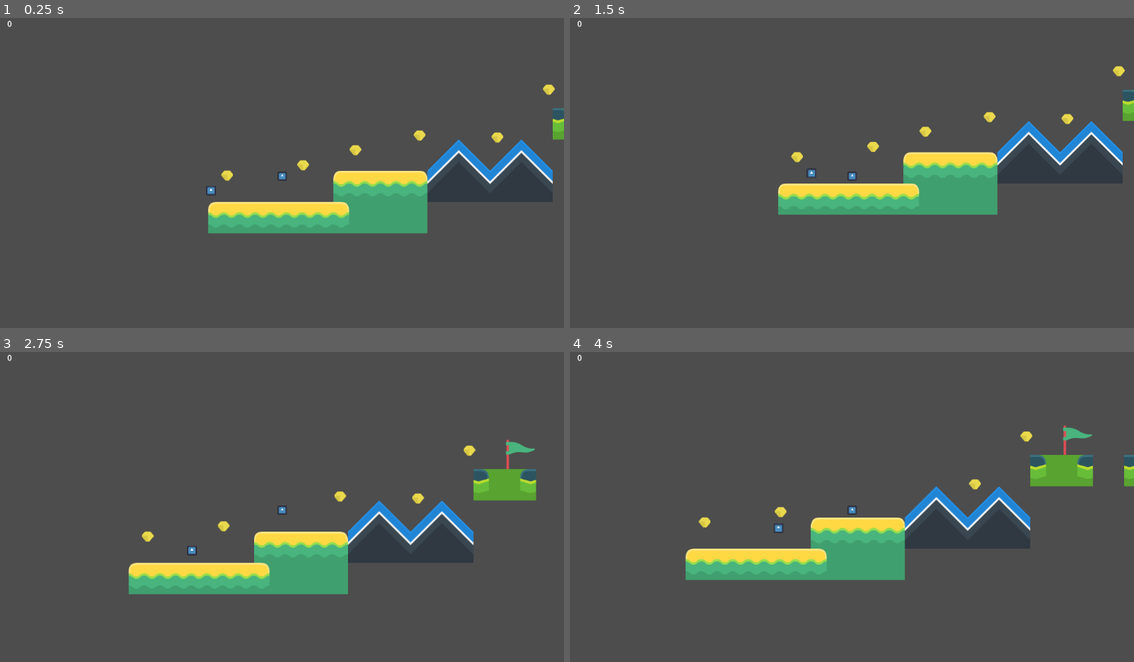
Above: before the commit, frames 1-4 (two rows, left to right).
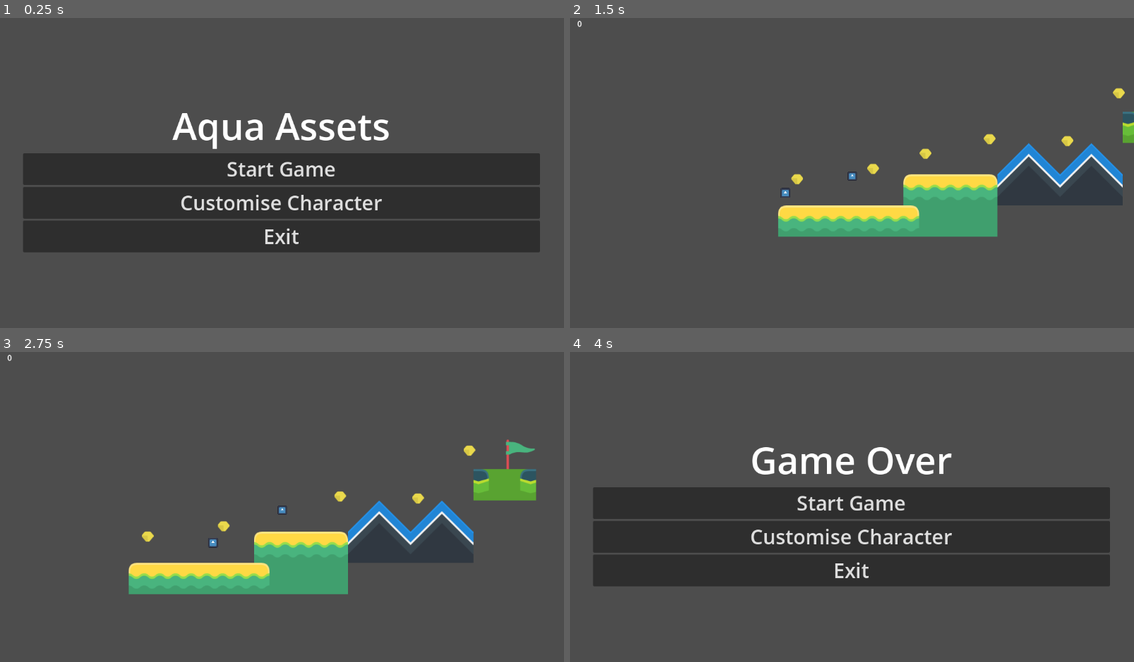
Above: after the commit, the same moments.

Repository: alwod/ADA-GameJam
Game: Godot game, scene res://start_screen.tscn
Two runs of this game, one before a commit and one after it. Both use one fixed random seed, a clock stepped at 60 frames per second and the inputs below. Before the commit the project starts from res://levels/level_1.tscn. The engine's default icon, where the game draws it, is replaced by a stand-in: a white triangle on a blue panel in a dark square.
Inputs (mouse positions are in pixels of both pictures, inside the frame that each line leads up to):
- Up to frame 1 (0.25 s): no input
- Up to frame 2 (1.5 s): click (852, 204) at 0.5 s, where only the run after the commit has a clickable "Customise Character"; click (852, 169) at 1.25 s, where only the run after the commit has a clickable "Start Game"
- Up to frame 3 (2.75 s): hold D (move_right) from 2.03 s (still down); hold S (duck) from 2.03 s (still down); tap Space (jump) at 2.27 s
- Up to frame 4 (4 s): release S (duck) at 2.78 s; tap S (duck) at 2.85 s; tap Space (jump) at 3.02 s; release D (move_right) at 3.53 s; hold A (move_left) from 3.53 s (still down); hold S (duck) from 3.53 s (still down)

The runs differ from the first frame. In frame 1, 29% of the frame differs, in the area x 1-100%, y 0-76%; in frame 2, 12%; in frame 3, less than 0.1%; in frame 4, 29%.

Commit message:
fixed changing scene multiple times in a short time

Diff:
--- a/source/enemy/enemy.gd
+++ b/source/enemy/enemy.gd
@@ -1,7 +1,7 @@
 extends CharacterBody2D
 
 @onready var player = get_tree().get_first_node_in_group("Player")
-@export var movement_speed = 50.0
+@export var movement_speed = 130.0
 
 # Called when the node enters the scene tree for the first time.
 func _ready() -> void:
--- a/source/levels/level_1.tscn
+++ b/source/levels/level_1.tscn
@@ -483,8 +483,8 @@
 
 [sub_resource type="TileSet" id="TileSet_bt44k"]
 tile_size = Vector2i(64, 64)
-physics_layer_0/collision_layer = 3
-physics_layer_0/collision_mask = 3
+physics_layer_0/collision_layer = 2
+physics_layer_0/collision_mask = 2
 sources/0 = SubResource("TileSetAtlasSource_jirdo")
 
 [node name="Level1" type="Node"]
--- a/source/player/player_v3.gd
+++ b/source/player/player_v3.gd
@@ -31,7 +31,7 @@
 		var collision = get_slide_collision(i)
 
 		if collision.get_collider().name == "CharacterBody2D":
-			print("Got here!")
-			GameManager.game_over = true
-			queue_free()
-			get_tree().change_scene_to_file("res://start_screen.tscn")
+			print("Collision with enemy")
+			if !GameManager.game_over:
+				GameManager.game_over = true
+				get_tree().change_scene_to_file("res://start_screen.tscn")
--- a/source/player/player_v3.tscn
+++ b/source/player/player_v3.tscn
@@ -7,6 +7,8 @@
 [sub_resource type="CapsuleShape2D" id="CapsuleShape2D_4gc3r"]
 
 [node name="CharacterBody2D" type="CharacterBody2D" groups=["Player"]]
+collision_layer = 3
+collision_mask = 3
 script = ExtResource("1_4gc3r")
 
 [node name="CollisionShape2D" type="CollisionShape2D" parent="."]
--- a/source/project.godot
+++ b/source/project.godot
@@ -11,7 +11,7 @@
 [application]
 
 config/name="AdaGameJam"
-run/main_scene="uid://c8btxc1wjq1pm"
+run/main_scene="uid://bguejp0j2umuo"
 config/features=PackedStringArray("4.5", "GL Compatibility")
 config/icon="res://icon.svg"
 
--- a/source/start_screen.gd
+++ b/source/start_screen.gd
@@ -12,11 +12,12 @@
 
 
 func _on_start_button_pressed() -> void:
+	GameManager.game_over = false
 	get_tree().change_scene_to_file("res://levels/level_1.tscn")
 
 
 func _on_customise_button_pressed() -> void:
-	message_label.text = "Sorry, we havn't done that yet :("
+	message_label.text = "That's unfinished sorry :("
 	timer.start()
 
 
--- a/source/start_screen.tscn
+++ b/source/start_screen.tscn
@@ -11,9 +11,9 @@
 anchor_top = 0.5
 anchor_right = 0.5
 anchor_bottom = 0.5
-offset_left = -222.5
+offset_left = -529.0
 offset_top = -156.0
-offset_right = 222.5
+offset_right = 527.0
 offset_bottom = 156.0
 grow_horizontal = 2
 grow_vertical = 2
@@ -43,7 +43,7 @@
 text = "Exit"
 
 [node name="Timer" type="Timer" parent="."]
-wait_time = 3.0
+wait_time = 2.0
 
 [connection signal="pressed" from="VBoxContainer/StartButton" to="." method="_on_start_button_pressed"]
 [connection signal="pressed" from="VBoxContainer/CustomiseButton" to="." method="_on_customise_button_pressed"]
